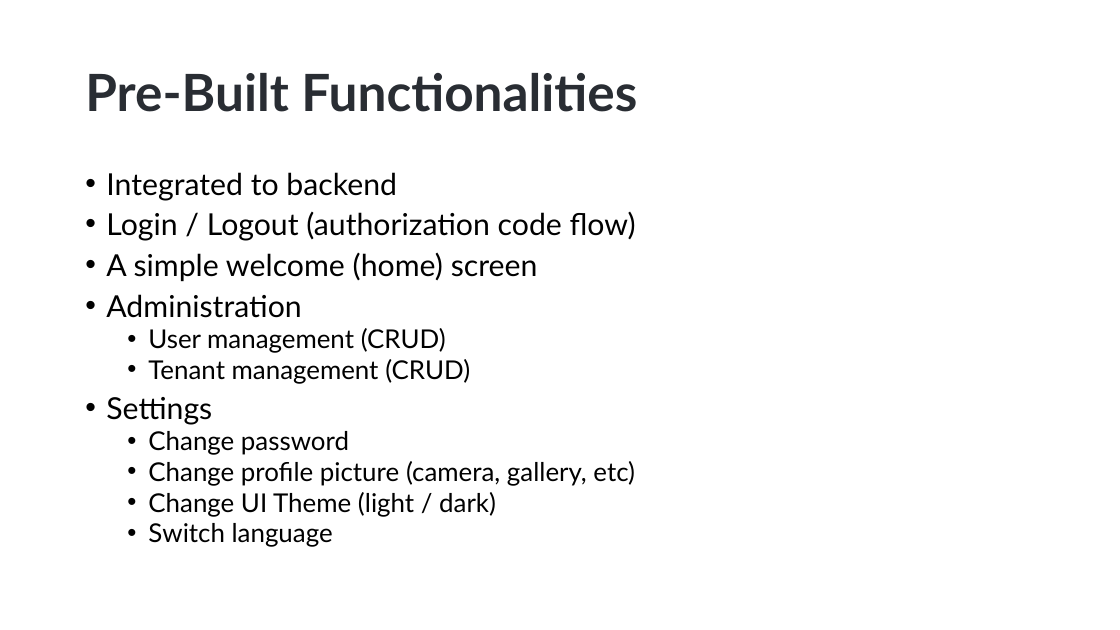
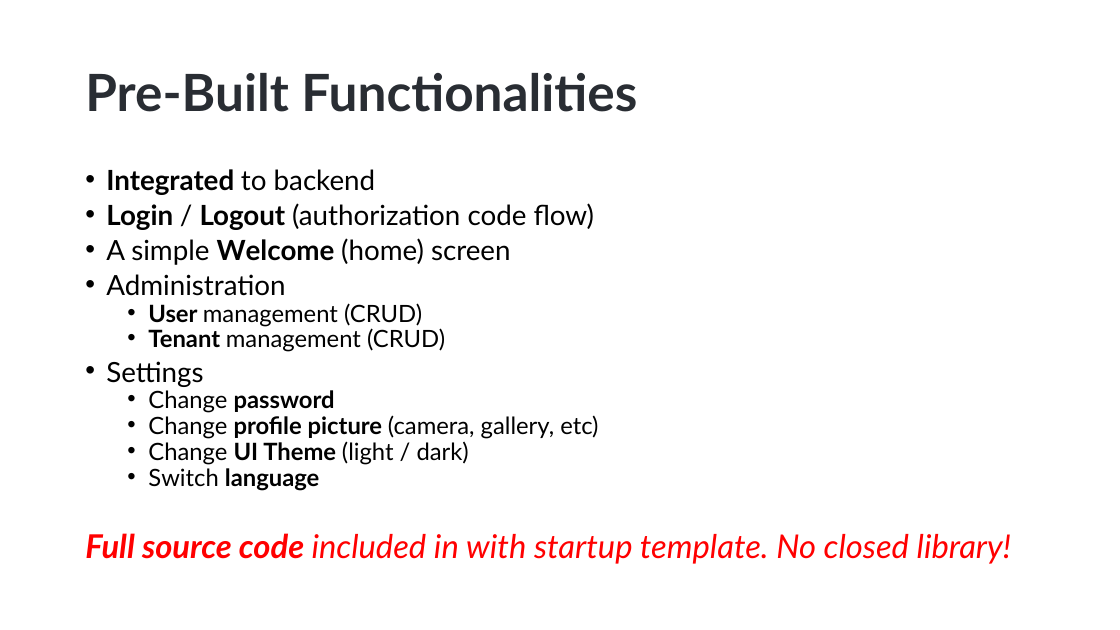
Before and after one commit to hikalkan/presentations, a slide deck: slide 17 of 2023-07-27 ABP Community Talks 2023.5/ABP Mobile Options.pptx. Drawn at 1120x630 pixels with LibreOffice and Linux fonts; fonts in the diff are those of the drawing; background and template pictures are left out. Boxes give left, top, right and bottom in pixels: in the first picture for what was removed or moved away, otherwise in the second. Text is boxed around its words. In the diff, an @@ line names an element or a change of style, - is before the commit and + after.

```diff
--- a/2023-07-27 ABP Community Talks 2023.5/ABP Mobile Options.pptx
+++ b/2023-07-27 ABP Community Talks 2023.5/ABP Mobile Options.pptx
@@ text at (x1=106, y1=169, x2=598, y2=491): size 25.9 to 23.8 pt in "Integrated to backend", "Login / Logout (authorization code flow)", "Administration", "Settings"; bold on in "Integrated", "Login Logout", "User", "Tenant" and 4 more places; size 22.2 to 20.4 pt in "User management (CRUD)", "Tenant management (CRUD)", "Change password", "Change profile picture (camera, gallery, etc)" and 2 more places; line spacing 0.8 to 0.7 @@
@@ text at (x1=106, y1=238, x2=511, y2=265): text changed; size 25.9 to 23.8 pt @@
-• A simple welcome (home) screen
+• A simple Welcome (home) screen
@@ text at (x1=85, y1=533, x2=1011, y2=564): paragraph added @@
+Full source code included in with startup template. No closed library!
```
